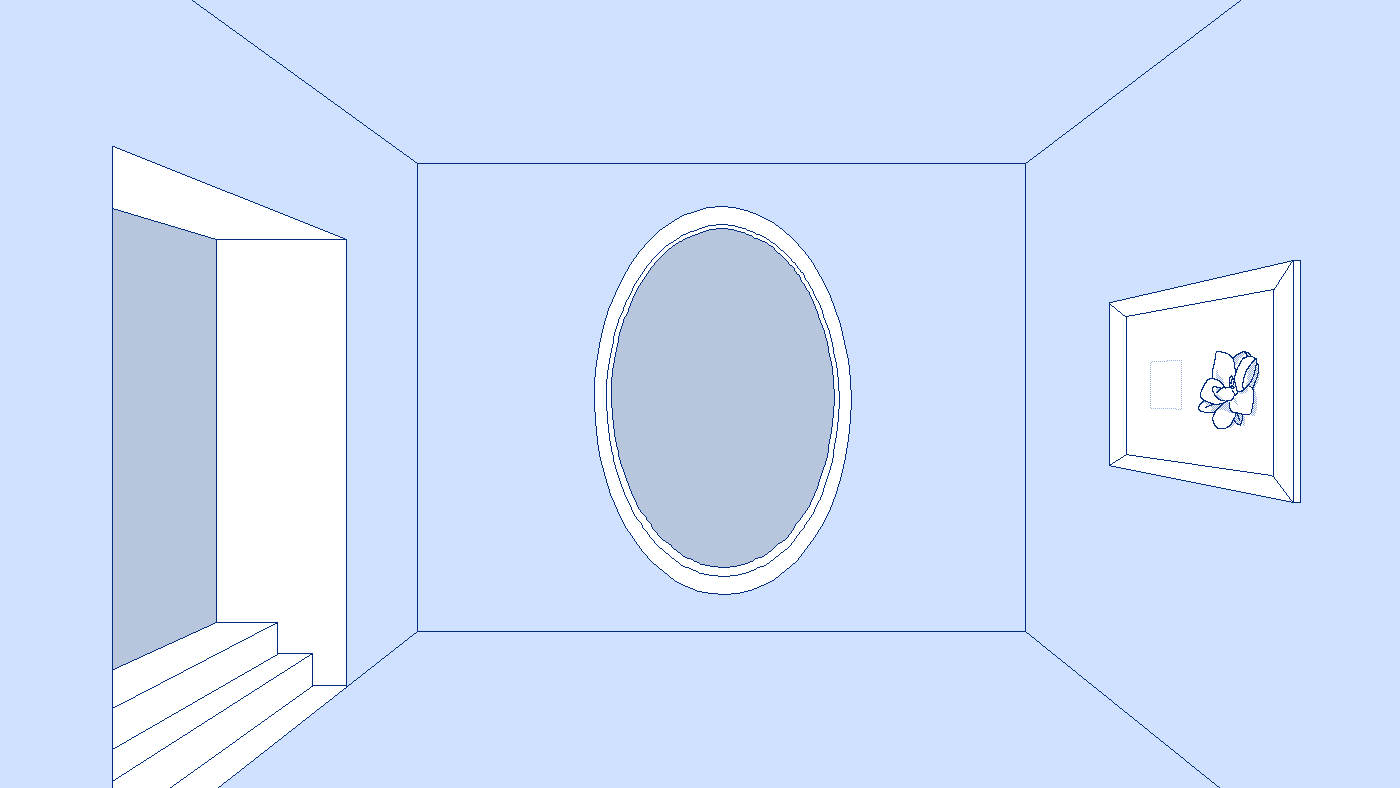
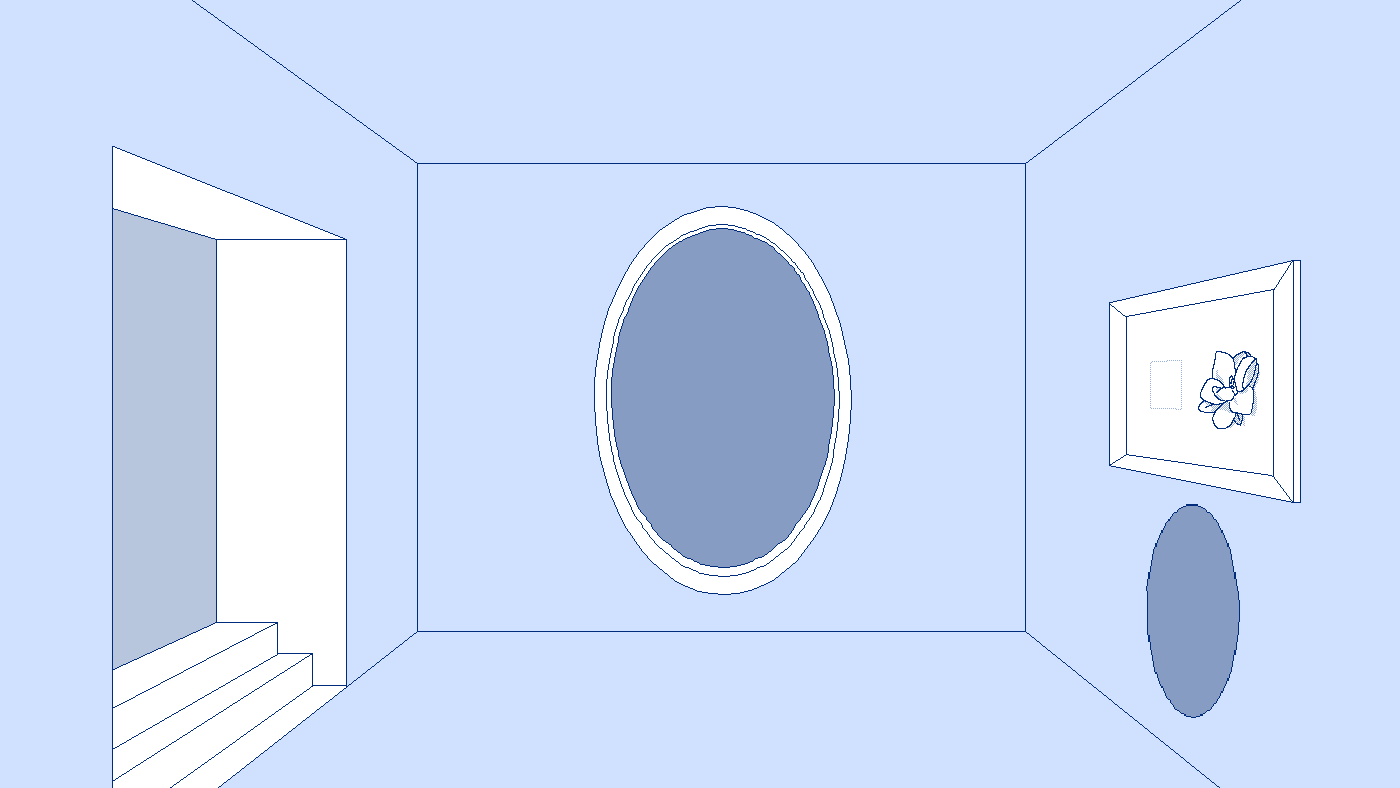
Revision of a layered (1400, 788) image; what changed, layer by layer:
showed "door2Highlight" over box(612, 229, 834, 567)
painted on "door 2" over box(612, 229, 834, 567)
added layer "door3highilght" above "door3" over box(1146, 504, 1240, 718)
added layer "door3" above "Paint Layer 3" over box(1146, 504, 1240, 718)
painted on "flowerFrame" over box(1146, 504, 1240, 704)
painted on "room" over box(612, 229, 1240, 718)
painted on "Background" over box(612, 229, 1240, 718)